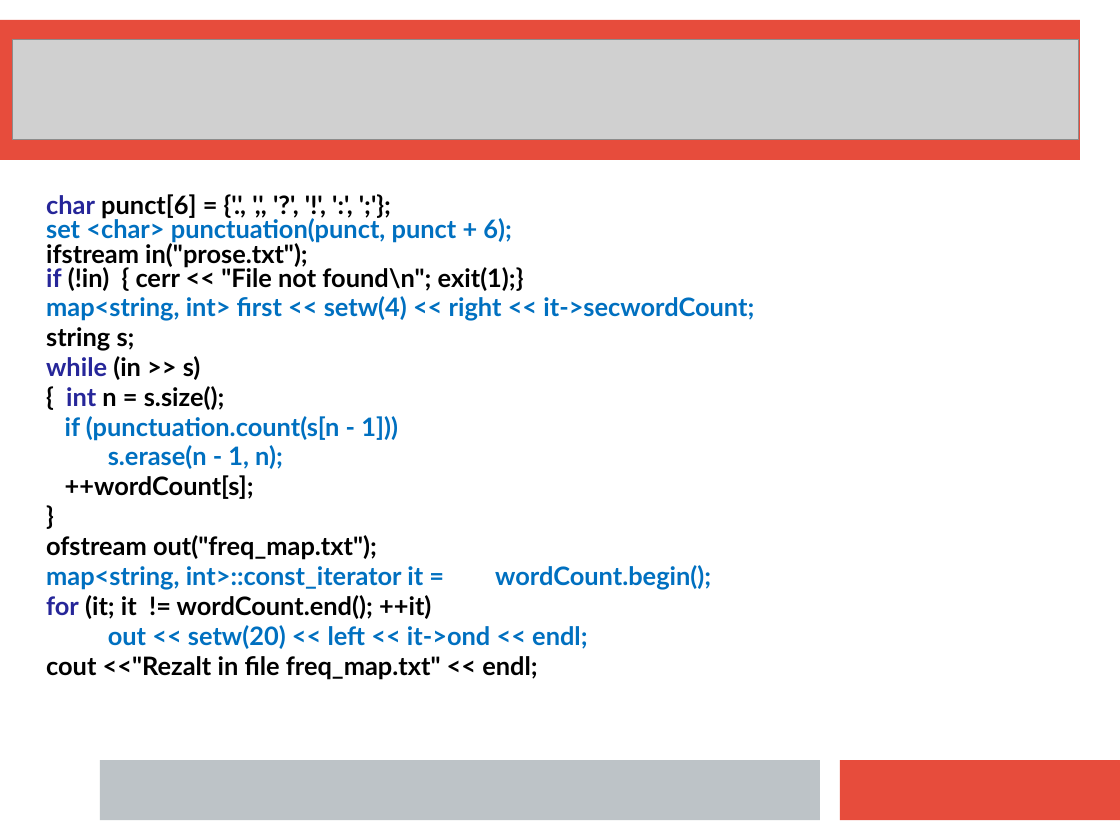
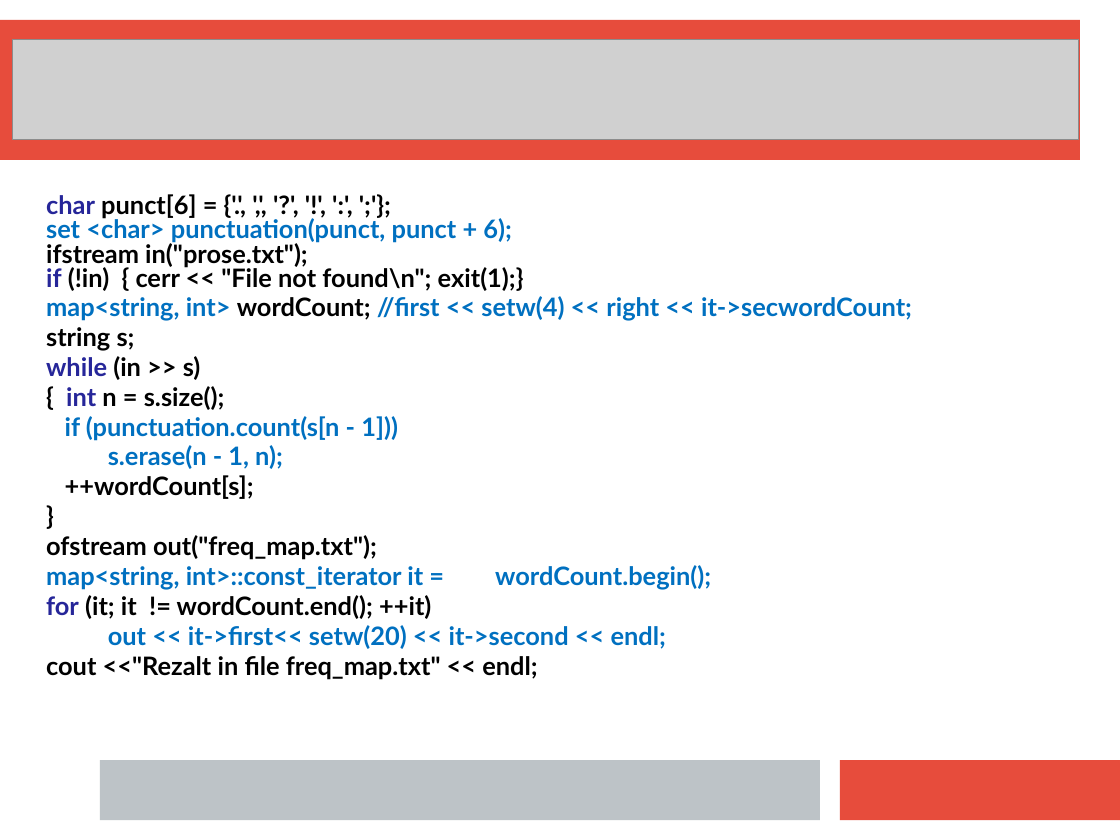
Before and after one commit to mecchmatProjects/CppCourse, a slide deck: slide 57 of Lect12/CppUkrLect12new.ppt. Drawn at 1120x840 pixels with LibreOffice and Linux fonts; fonts in the diff are those of the drawing; grey boxes stand for pictures. Boxes give left, top, right and bottom in pixels: in the first picture for what was removed or moved away, otherwise in the second. Text is boxed around its words. In the diff, an @@ line names an element or a change of style, - is before the commit and + after.

```diff
--- a/Lect12/CppUkrLect12new.ppt
+++ b/Lect12/CppUkrLect12new.ppt
@@ text in free at <box>46,296,912,320</box>: text changed @@
-map<string, int> first << setw(4) << right << it->secwordCount;
+map<string, int> wordCount; //first << setw(4) << right << it->secwordCount;
@@ text in free at <box>108,625,666,649</box>: text changed @@
-out << setw(20) << left << it->ond << endl;
+out << it->first<< setw(20) << it->second << endl;
```
Also in this commit, not shown: 1 other slide changed, 2 other files.
